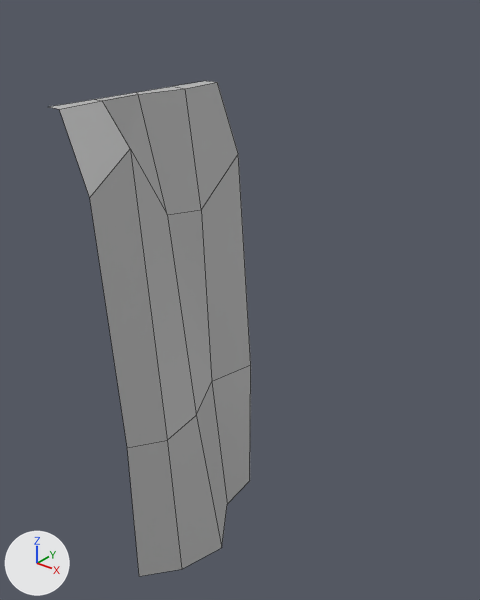
One commit to the FBX model WitchHell/Assets/Modular/SM_Modular_WallB_low.fbx: the scene before it, then after it.
Rendered twice from a camera (50 mm lens) standing at (0.0241, -0.0172, 0.0299) and looking at (-0.0052, 0.0194, 0.0072). Lighting does not change. The marker at lower left points along +X, +Y and +Z. Mesh edges are drawn as thin lines. Where no turn or scale is listed for an object, it has been applied to the vertices.

Names of what the first picture shows: 'SM_Modular_WallB_low'.
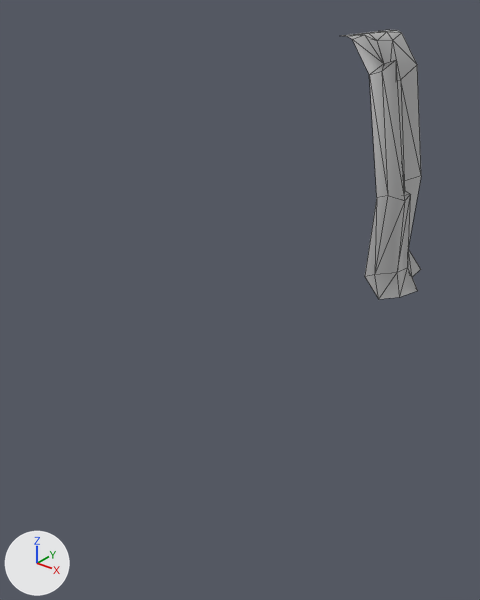
Location of each change, [x1, y1, x2, y2] in pixels of the pictures (480 x 600 px):
'SM_Modular_WallB_low', reshaped, moved (60% narrower, 46% shorter)
    before: [51, 81, 251, 576]
    after: [342, 30, 421, 299]

What the commit changed:
me_mesh is used by ob_sm_modular_wallb_low; location (0.0, 0.0, 0.0).
me_mesh had 25 vertices, 16 faces and spanned x 0.0..0.0053, y 0.0..0.01, z 0.0..0.025.
me_mesh now has 42 vertices, 62 faces and spans x 0.0..0.0088, y -0.0001..0.01, z 0.0..0.025.
Part 1, on me_mesh:
14 vertices are removed from x 0.0018..0.0053, y 0.0..0.01, z 0.0..0.0232.
16 faces are deleted.
1 vertex moves from x 0.002, y 0.0071, z 0.0191 to x 0.0032, y 0.0071, z 0.0206.
31 vertices are added at x 0.0014..0.0088, y -0.0001..0.01, z 0.0..0.025.
62 new faces join them.
Object 'SM_Modular_WallB_low' (ob_sm_modular_wallb_low) moves from (0.0, 0.0, 0.0) to (-0.01, 0.04, 0.0).
